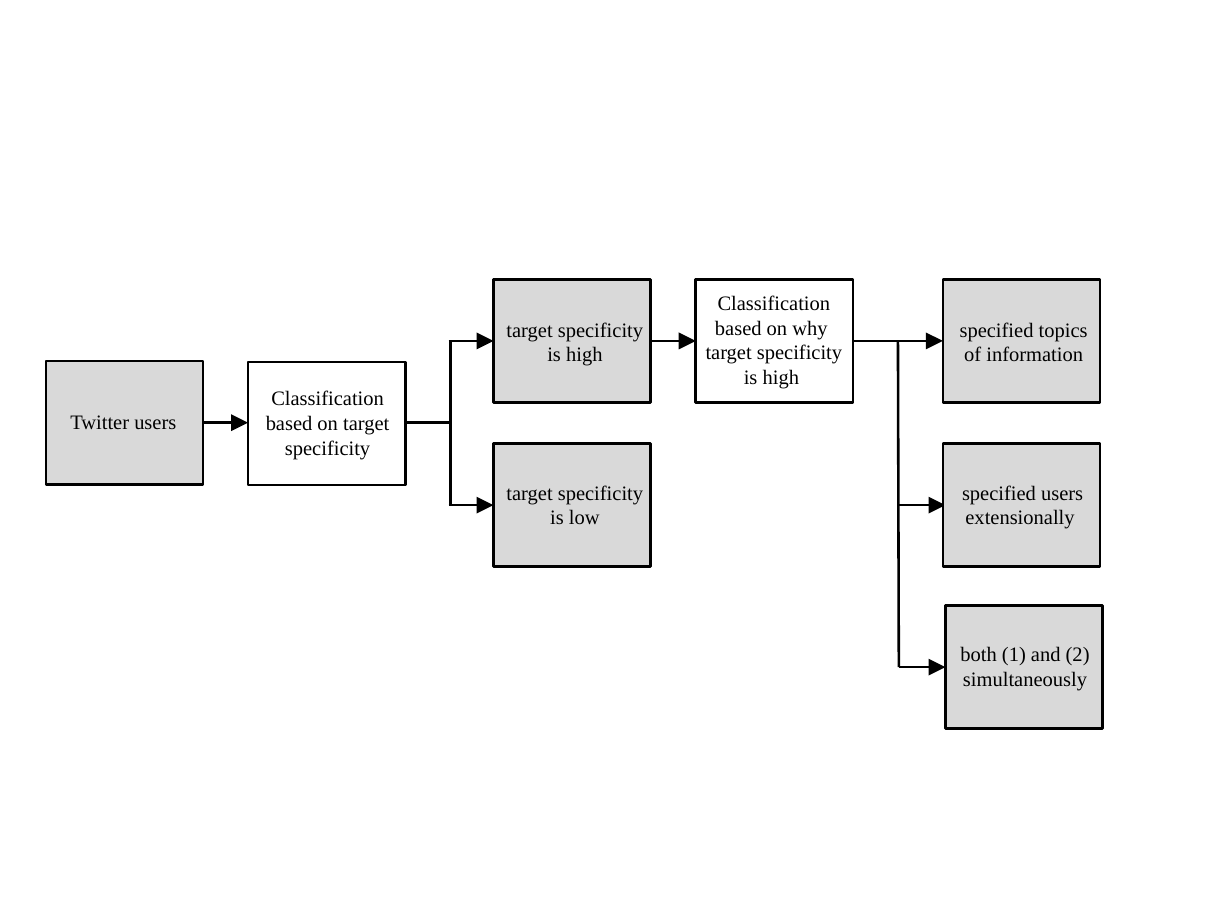
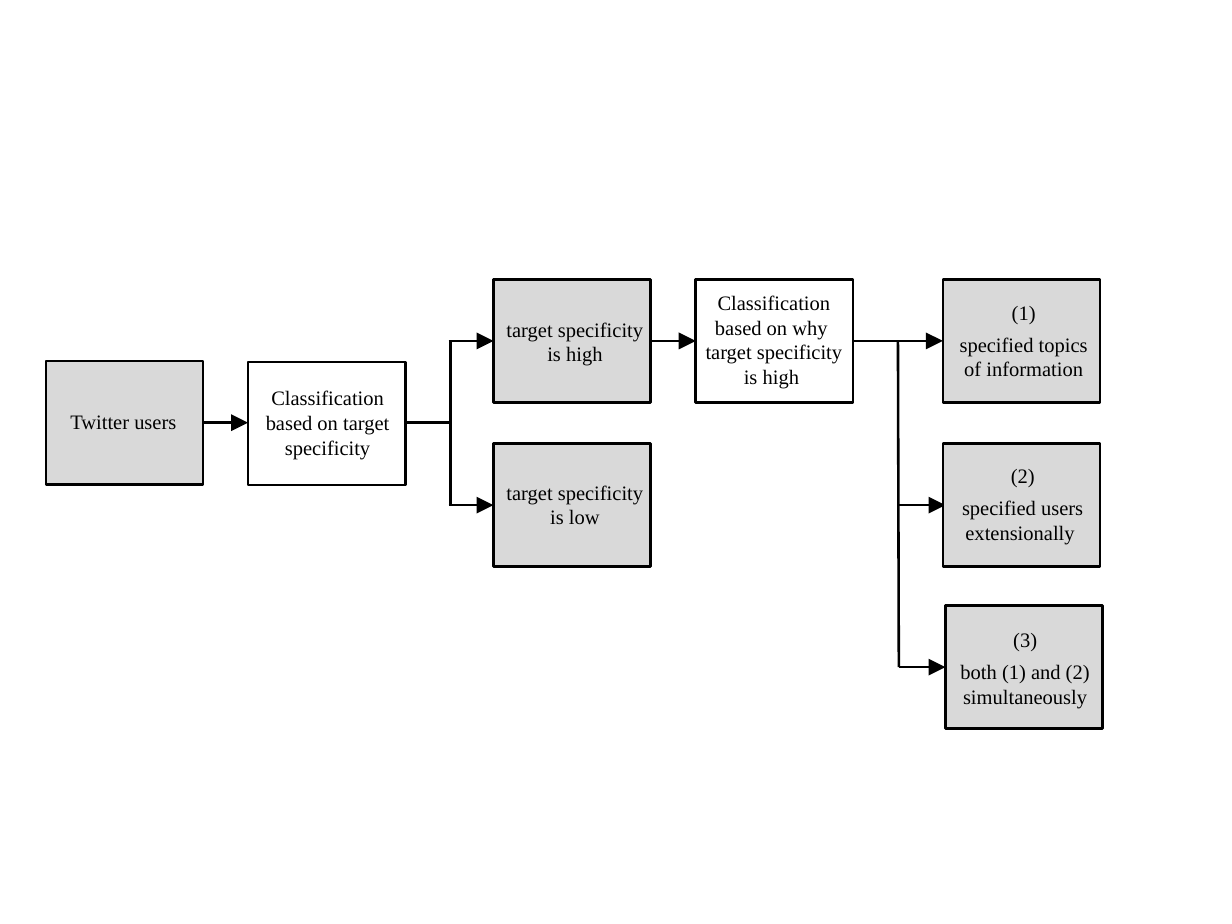
Before and after one commit to pika-shi/master_thesis, a slide deck: slide 1 of figure.pptx. Drawn at 1232x924 pixels with LibreOffice and Linux fonts; fonts in the diff are those of the drawing. Boxes give left, top, right and bottom in pixels: in the first picture for what was removed or moved away, otherwise in the second. Text is boxed around its words. In the diff, an @@ line names an element or a change of style, - is before the commit and + after.

```diff
--- a/figure.pptx
+++ b/figure.pptx
@@ text "(1)" moved from (x1=960, y1=322, x2=1088, y2=361) to (x1=960, y1=306, x2=1088, y2=376) @@
@@ text at (x1=1012, y1=306, x2=1036, y2=324): paragraph added @@
+(1)
@@ text at (x1=960, y1=337, x2=1088, y2=357): line spacing 1 to 1.3 @@
@@ text "(2)" moved from (x1=962, y1=485, x2=1083, y2=529) to (x1=962, y1=469, x2=1083, y2=545) @@
@@ text at (x1=1011, y1=469, x2=1035, y2=487): paragraph added @@
+(2)
@@ text at (x1=962, y1=500, x2=1083, y2=520): line spacing 1 to 1.3 @@
@@ text "(3)" moved from (x1=960, y1=646, x2=1090, y2=691) to (x1=960, y1=633, x2=1090, y2=709) @@
@@ text at (x1=1013, y1=633, x2=1037, y2=651): paragraph added @@
+(3)
@@ text at (x1=960, y1=664, x2=1090, y2=683): line spacing 1 to 1.3 @@
```
Also in this commit, not shown: 8 other files.
